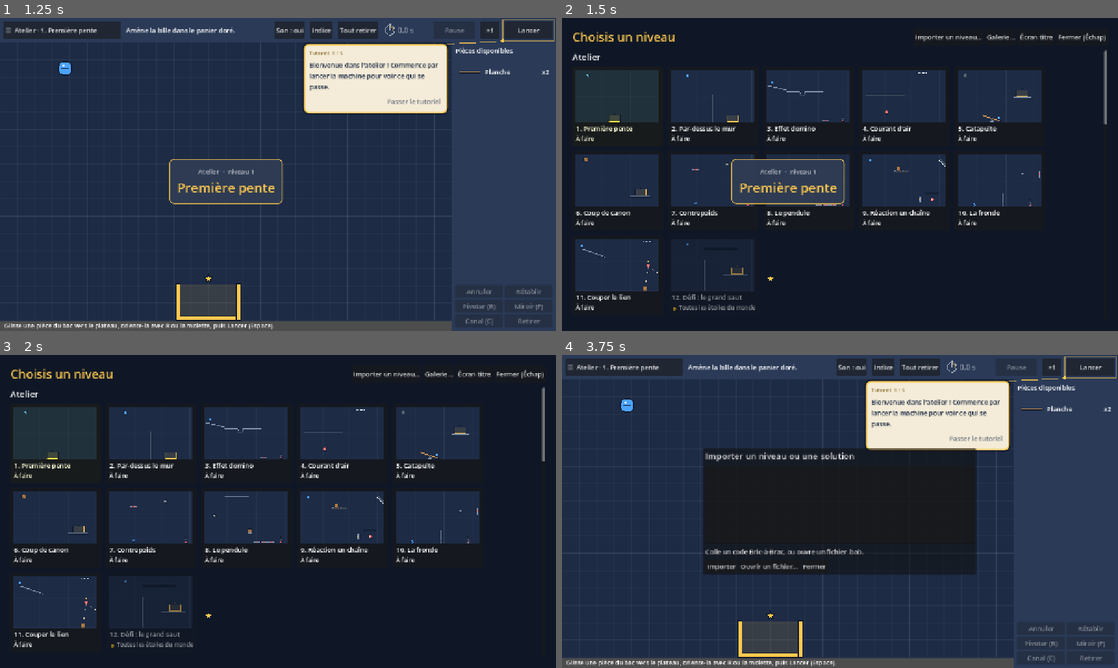
Above: before the commit, frames 1-4 (two rows, left to right).
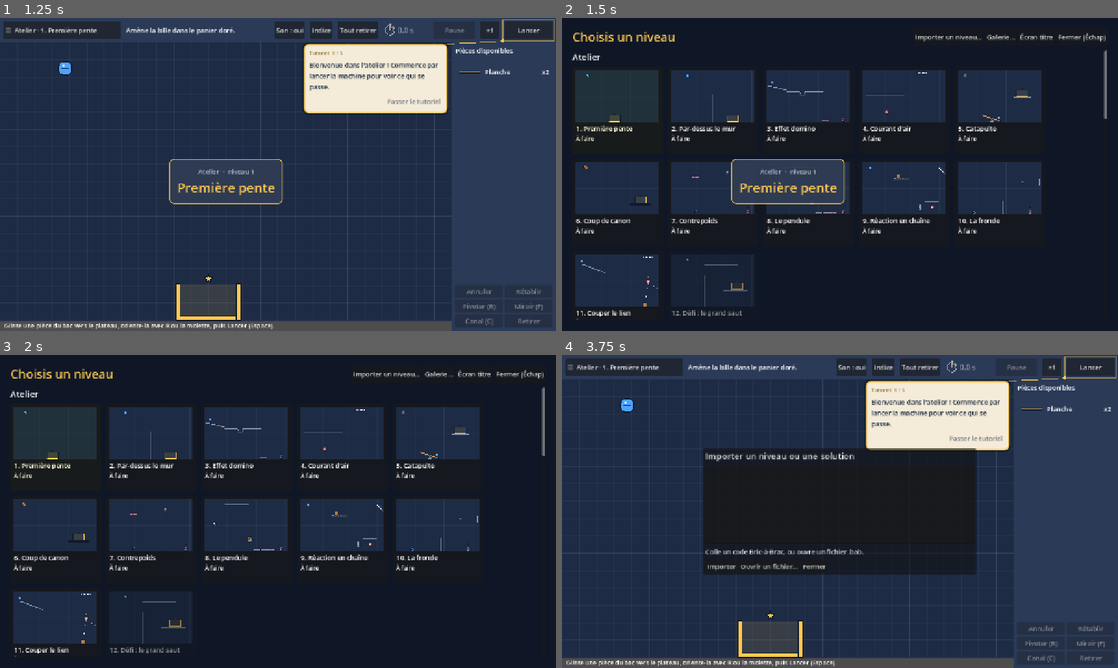
Above: after the commit, the same moments.

Repository: HackTechDev/bricabrac
Game: Godot game, scene res://scenes/main.tscn
Two runs of this game, one before a commit and one after it. Both use one fixed random seed, a clock stepped at 60 frames per second and the inputs below.
Inputs:
- Up to frame 1 (1.25 s): click "Jouer" at 0.5 s
- Up to frame 2 (1.5 s): click "☰ Atelier · 1. Première pente" at 1.25 s
- Up to frame 3 (2 s): no input
- Up to frame 4 (3.75 s): click "Son : oui" at 2 s; click "Indice" at 2.75 s; click "Tout retirer" at 3.5 s

Frame 1 is identical in both runs. In frame 2, 6.8% of the frame differs, in the area x 2-98%, y 32-97%; in frame 3, 7.0%; in frame 4, nothing differs.

Commit message:
Record personnel par niveau, affiché sur sa vignette
Meilleur temps et plus petit nombre de pièces, gardés dans la sauvegarde et
annoncés quand ils sont battus. L'écran de sélection passe au-dessus de
l'étoile d'objectif du plateau, qui le perçait.

Co-Authored-By: Claude Opus 5.5 <noreply@anthropic.com>

Diff:
--- a/scripts/level_select.gd
+++ b/scripts/level_select.gd
@@ -26,6 +26,7 @@
 	position = Vector2.ZERO
 	size = Vector2(1280, 720)  # Taille fixe de la fenêtre du jeu.
 	mouse_filter = Control.MOUSE_FILTER_STOP
+	z_index = 40  # Au-dessus de l'étoile d'objectif du plateau.
 	var margin := MarginContainer.new()
 	margin.set_anchors_and_offsets_preset(Control.PRESET_FULL_RECT)
 	for side in ["left", "right", "top", "bottom"]:
@@ -102,7 +103,7 @@
 func _make_card(index: int) -> Button:
 	var card := Button.new()
 	card.focus_mode = Control.FOCUS_NONE
-	card.custom_minimum_size = THUMB + Vector2(16, 64)
+	card.custom_minimum_size = THUMB + Vector2(16, 82)  # Nom, état et record.
 	card.pressed.connect(func() -> void:
 		hide()
 		chosen.emit(index))
--- a/scripts/main.gd
+++ b/scripts/main.gd
@@ -26,6 +26,8 @@
 ## Palier d'indice atteint par niveau : 1 texte (gratuit), 2 pièce clé (une étoile de moins),
 ## 3 solution complète (plus d'étoile à gagner).
 var hint_levels := {}
+## Records personnels par niveau : {"time": meilleur temps, "parts": moins de pièces posées}.
+var records := {}
 var _hint_button: Button
 var _hint_confirm: ConfirmationDialog
 
@@ -1180,7 +1182,8 @@
 		return "🔒 Toutes les étoiles du monde"
 	if not completed.has(level.id):
 		return "À faire"
-	return "Terminé" + _stars(level)
+	var record := record_text(level.id)
+	return "Terminé" + _stars(level) + ("\n" + record if record != "" else "")
 
 
 ## Un niveau « défi » s'ouvre quand tous les autres niveaux de son monde sont terminés avec
@@ -1225,6 +1228,33 @@
 	for kind in offered:
 		text += "★" if got.has(kind) else "☆"
 	return text
+
+
+# --- Records personnels -------------------------------------------------------------
+
+## Garde le meilleur temps et le plus petit nombre de pièces ; rend ce qui vient d'être battu.
+func _update_record(id: String, seconds: float, count: int) -> PackedStringArray:
+	var record: Dictionary = records.get(id, {})
+	var news := PackedStringArray()
+	var first := record.is_empty()
+	if first or seconds < record.time:
+		record.time = snappedf(seconds, 0.01)
+		if not first:
+			news.append("temps")
+	if first or count < record.parts:
+		record.parts = count
+		if not first:
+			news.append("pièces")
+	records[id] = record
+	return news
+
+
+func record_text(id: String) -> String:
+	if not records.has(id):
+		return ""
+	var record: Dictionary = records[id]
+	return "Record : %s s · %d pièce%s" % [String.num(record.time, 1).replace(".", ","), record.parts,
+			"s" if record.parts > 1 else ""]
 
 
 # --- Indices progressifs -------------------------------------------------------------
@@ -1321,6 +1351,9 @@
 		lines.append("Indices pris : ce niveau rapporte au plus %d étoile(s)." % cap)
 	lines.append("Temps : %s s, pièces posées : %d" % [String.num(board.elapsed, 1).replace(".", ","),
 			board.placed.size()])
+	var news := _update_record(level.id, board.elapsed, board.placed.size())
+	if not news.is_empty():
+		lines.append("Nouveau record : " + " et ".join(news) + " !")
 	_win_bonus.text = "\n".join(lines)
 	_save_progress()
 	_refresh_level_picker()
@@ -1472,6 +1505,7 @@
 			tutorials_done[id] = true
 		bonuses = cfg.get_value("progress", "bonuses", {})
 		hint_levels = cfg.get_value("progress", "hints", {})
+		records = cfg.get_value("progress", "records", {})
 		_editor_draft = cfg.get_value("custom", "draft", {})
 		# Anciennes sauvegardes : les niveaux personnels y étaient rangés ; ils passent en fichiers.
 		for level: Dictionary in cfg.get_value("custom", "levels", []):
@@ -1517,6 +1551,7 @@
 	cfg.set_value("progress", "bonuses", bonuses)
 	cfg.set_value("progress", "attempts", attempts)
 	cfg.set_value("progress", "hints", hint_levels)
+	cfg.set_value("progress", "records", records)
 	cfg.set_value("settings", "muted", muted)
 	cfg.set_value("layouts", "by_level", saved_layouts)
 	if editor != null:
--- a/tests/test_ui.gd
+++ b/tests/test_ui.gd
@@ -97,6 +97,7 @@
 	await _test_speed()
 	await _test_ghost()
 	await _test_hints()
+	_test_records()
 
 	_finish("INTERFACE OK")
 
@@ -463,7 +464,9 @@
 	_check("sélection : une vignette par niveau", select._cards.size() == main.levels.size() - 1)
 	_check("sélection : vignettes rendues", select._thumb_rects[9].texture != null)
 	_check("sélection : niveau terminé et étoiles", select.status_text(0).begins_with("Terminé")
-			and select.status_text(0).ends_with("★★☆"))
+			and select.status_text(0).get_slice("\n", 0).ends_with("★★☆"))
+	_check("sélection : record sur la vignette (%s)" % select.status_text(0).get_slice("\n", 1),
+			select.status_text(0).get_slice("\n", 1).begins_with("Record : "))
 	_check("sélection : niveau à faire", select.status_text(12) == "À faire")
 	await _key(KEY_SPACE)
 	_check("sélection : les touches du jeu sont ignorées", not main.board.running)
@@ -1159,3 +1162,16 @@
 	main._save_progress()
 	main.load_level(0)
 	await _steps(2)
+
+
+## Records : le premier essai gagnant fait le record ; ensuite seul un meilleur temps ou moins de
+## pièces le remplace, et chacun est annoncé.
+func _test_records() -> void:
+	main.records.erase("essai_record")
+	_check("record : le premier n'est pas annoncé", main._update_record("essai_record", 4.0, 3).is_empty())
+	_check("record : rien de battu", main._update_record("essai_record", 5.0, 4).is_empty())
+	_check("record : temps battu", main._update_record("essai_record", 3.0, 4) == PackedStringArray(["temps"]))
+	_check("record : pièces battues", main._update_record("essai_record", 3.5, 2) == PackedStringArray(["pièces"]))
+	_check("record : texte de la vignette (%s)" % main.record_text("essai_record"),
+			main.record_text("essai_record") == "Record : 3,0 s · 2 pièces")
+	main.records.erase("essai_record")
Not shown, changed: IMPROVEMENTS.md
Not shown, changed: TUTORIAL.md
